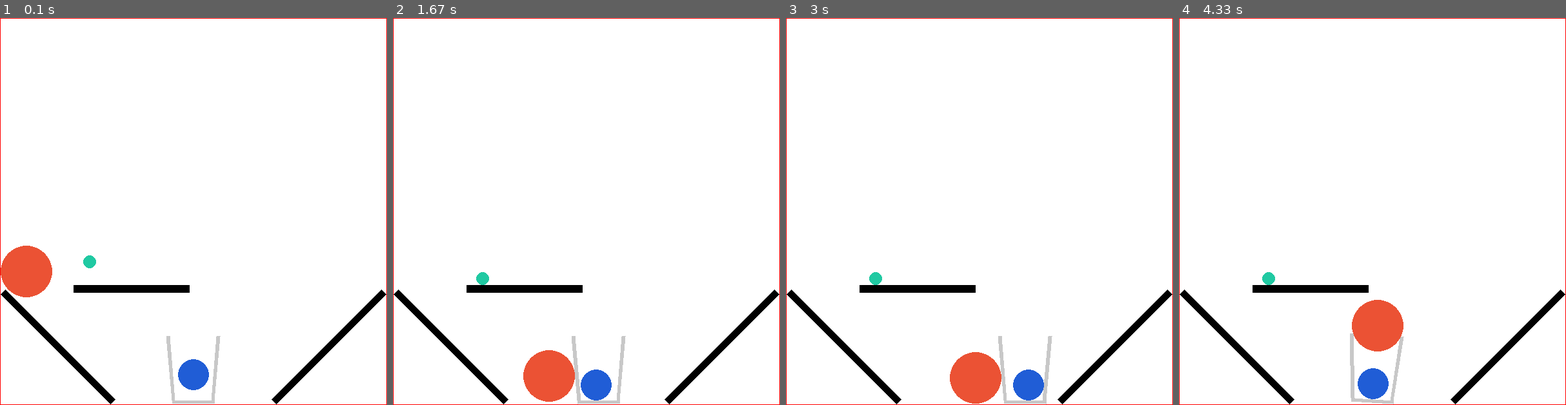
Above: before the commit, frames 1-4 (left to right).
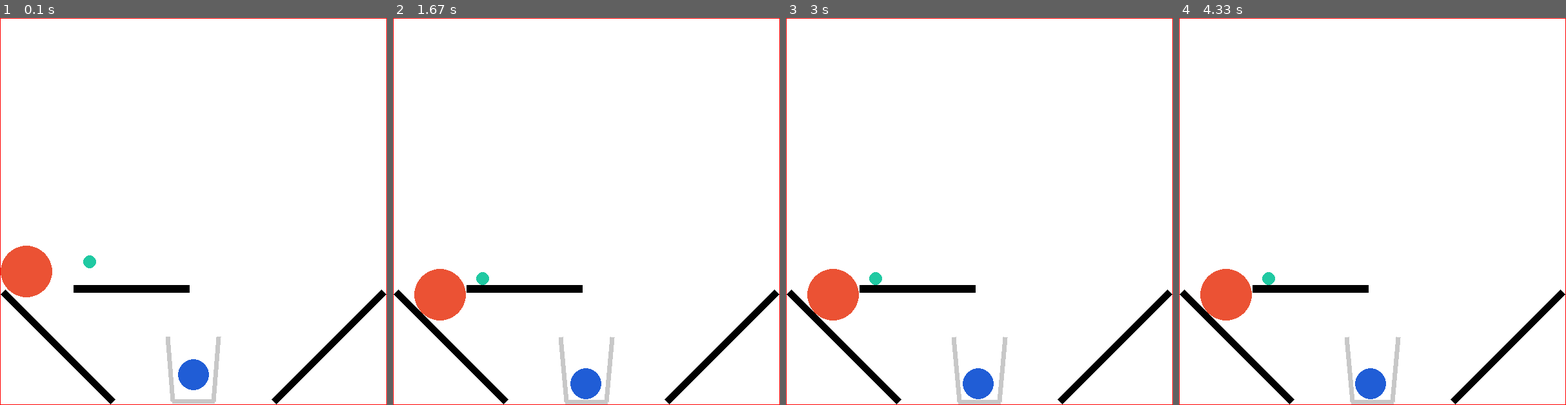
Above: after the commit, the same moments.

Repository: sankaranv/interphyre
Game: pygame game, started from simulator.py
Same seed, same stepped clock (60 frames per second), same inputs: the game is played once before the commit and once after it.
Inputs:
- Up to frame 1 (0.1 s): no input
- Up to frame 2 (1.67 s): no input
- Up to frame 3 (3 s): no input
- Up to frame 4 (4.33 s): no input

The runs differ from the first frame. In frame 1, 0.1% of the frame differs, in the area x 42-58%, y 82-100%; in frame 2, 3.7%; in frame 3, 3.9%, in the area x 5-69%, y 64-100%; in frame 4, 3.3%.

Commit message:
Allow static and dynamic objects to be specified in config, implement collision filtering

Diff:
--- a/levels/level_0.json
+++ b/levels/level_0.json
@@ -3,46 +3,54 @@
         "basket": {
             "x": 0,
             "y": -4.9,
-            "scale": 1
+            "scale": 1,
+            "color": "gray",
+            "dynamic": true
         },
         "green_ball": {
             "x": -2.67,
             "y": -1.25,
             "radius": 0.17,
-            "color": "green"
+            "color": "green",
+            "dynamic": true
         },
         "blue_ball": {
             "x": 0,
             "y": -4.17,
             "radius": 0.4,
-            "color": "blue"
+            "color": "blue",
+            "dynamic": true
         },
         "red_ball": {
             "x": -3,
             "y": 2.5,
             "radius": 0.67,
-            "color": "red"
+            "color": "red",
+            "dynamic": true
         },
         "platform_1": {
             "x": -3.5,
             "y": -3.5,
             "length": 2,
             "angle": -45,
-            "color": "black"
+            "color": "black",
+            "dynamic": false
         },
         "platform_2": {
             "x": 3.5,
             "y": -3.5,
             "length": 2,
             "angle": 45,
-            "color": "black"
+            "color": "black",
+            "dynamic": false
         },
         "platform_3": {
             "x": -1.6,
             "y": -2,
             "length": 1.5,
             "angle": 0,
-            "color": "black"
+            "color": "black",
+            "dynamic": false
         }
     },
     "target_object": "green_ball",
--- a/phyre2/box2d_objects.py
+++ b/phyre2/box2d_objects.py
@@ -8,19 +8,27 @@
     x = basket_args.x
     y = basket_args.y
     scale = basket_args.scale
+    dynamic = basket_args.dynamic
 
     # Adjust dimensions based on scale
     width = 1.083 * scale
     height = 1.67 * scale
     theta = 5 * b2_pi / 180
-    thickness = 0.075 * scale
+    thickness = 0.1 * scale
     angle_shift = math.cos(theta) * thickness
 
     # Create the basket body
-    basket_body = world.CreateDynamicBody(
-        position=(x, y),
-        angle=0,
-    )
+    if dynamic:
+        basket_body = world.CreateDynamicBody(
+            position=(x, y),
+            angle=0,
+            bullet=True,
+        )
+    else:
+        basket_body = world.CreateStaticBody(
+            position=(x, y),
+            angle=0,
+        )
 
     # Create the bottom rectangle
     bottom_box = basket_body.CreatePolygonFixture(
@@ -28,6 +36,12 @@
         density=1,
         friction=0.5,
         restitution=0.5,
+    )
+    bottom_box.shape.SetAsBox(
+        width / 2,
+        thickness / 2,
+        (0, thickness / 2),
+        0,
     )
 
     # Create the left side rectangle
@@ -95,11 +109,19 @@
     length = platform_args.length
     width = 0.084
     angle = platform_args.angle * b2_pi / 180
+    dynamic = platform_args.dynamic
 
-    platform = world.CreateStaticBody(
-        position=(x, y),
-        angle=angle,
-    )
+    if dynamic:
+        platform = world.CreateDynamicBody(
+            position=(x, y),
+            angle=angle,
+            bullet=True,
+        )
+    else:
+        platform = world.CreateStaticBody(
+            position=(x, y),
+            angle=angle,
+        )
 
     platform.CreatePolygonFixture(
         box=(length, width),
@@ -117,11 +139,19 @@
     x = ball_args.x
     y = ball_args.y
     radius = ball_args.radius
+    dynamic = ball_args.dynamic
 
-    circle = world.CreateDynamicBody(
-        position=(x, y),
-        angle=0,
-    )
+    if dynamic:
+        circle = world.CreateDynamicBody(
+            position=(x, y),
+            angle=0,
+            bullet=True,
+        )
+    else:
+        circle = world.CreateStaticBody(
+            position=(x, y),
+            angle=0,
+        )
 
     circle.CreateCircleFixture(
         radius=radius,
--- a/phyre2/environment.py
+++ b/phyre2/environment.py
@@ -1,6 +1,6 @@
 from phyre2.box2d_objects import *
 import os
-from phyre2.utils import Ball, Basket, Platform, detect_success, detect_stationary_world
+from phyre2.utils import Ball, Basket, Platform, GoalContactListener, GoalContactFilter, detect_success, detect_stationary_world
 import json
 import gymnasium as gym
 from Box2D import b2World, b2Vec2
@@ -32,14 +32,16 @@
         self.objects = {}
         for name, obj in level["objects"].items():
             if name == "basket":
-                self.objects[name] = Basket(obj["x"], obj["y"], obj["scale"])
+                self.objects[name] = Basket(
+                    obj["x"], obj["y"], obj["scale"], obj["color"], obj["dynamic"]
+                )
             elif "ball" in name:
                 self.objects[name] = Ball(
-                    obj["x"], obj["y"], obj["radius"], obj["color"]
+                    obj["x"], obj["y"], obj["radius"], obj["color"], obj["dynamic"]
                 )
             elif "platform" in name:
                 self.objects[name] = Platform(
-                    obj["x"], obj["y"], obj["length"], obj["angle"], obj["color"]
+                    obj["x"], obj["y"], obj["length"], obj["angle"], obj["color"], obj["dynamic"]
                 )
             else:
                 raise Exception(f"Object {obj} is not a valid type")
@@ -62,6 +64,8 @@
                     "x": obj.x,
                     "y": obj.y,
                     "scale": obj.scale,
+                    "color": obj.color,
+                    "dynamic": obj.dynamic,
                 }
             elif isinstance(obj, Ball):
                 level["objects"][name] = {
@@ -69,6 +73,7 @@
                     "y": obj.y,
                     "radius": obj.radius,
                     "color": obj.color,
+                    "dynamic": obj.dynamic,
                 }
             elif isinstance(obj, Platform):
                 level["objects"][name] = {
@@ -77,6 +82,7 @@
                     "length": obj.length,
                     "angle": obj.angle,
                     "color": obj.color,
+                    "dynamic": obj.dynamic,
                 }
             else:
                 raise Exception(f"Object {obj} is not a valid type")
@@ -85,21 +91,6 @@
         with open(f"{level_dir}/{level_name}.json", "w") as f:
             json.dump(level, f, indent=4)
 
-    def load_default_level(self):
-        self.objects = {
-            "basket": Basket(0, -5, 1),
-            "green_ball": Ball(2.67, -1.25, 0.17, "green"),
-            "blue_ball": Ball(0, 4.17, 0.417, "blue"),
-            "red_ball": Ball(3.34, 2.5, 0.67, "red"),
-            "platform_1": Platform(-4.29, -3.25, 2.5, -45),
-            "platform_2": Platform(4.458, -2.915, 2.5, -45),
-            "platform_3": Platform(-2.416, 2.083, 1.33, 0),
-        }
-        self.target_object = "green_ball"
-        self.goal_object = "blue_ball"
-        self.action_objects = ["red_ball"]
-        self.name = "DefaultLevel"
-
     def is_valid_level(self):
         # TODO: Check for overlapping objects
         if not self.objects:
@@ -138,6 +129,11 @@
         self.bodies["right_wall"] = right_wall
         self.bodies["top_wall"] = top_wall
         self.bodies["bottom_wall"] = bottom_wall
+
+        # Make sure action objects and target objects are dynamic
+        for name in self.action_objects:
+            self.objects[name].dynamic = True
+        self.objects[self.target_object].dynamic = True
 
         # Check for each dataclass type and create the appropriate Box2D body
         for name, obj in self.objects.items():
@@ -231,12 +227,14 @@
         self.vel_iters = vel_iters
         self.pos_iters = pos_iters
         self.render_level = render_level
+        self.success = False
+        self.done = False
 
         if self.render_level:
             # Pygame setup
             pygame.init()
             self.screen = pygame.display.set_mode((screen_size, screen_size))
-            pygame.display.set_caption(f"PHYRE: {self.level.name}")
+            pygame.display.set_caption(f"PHYRE2: {self.level.name}")
 
         # Set up observation space
         self.observation_space = gym.spaces.Box(
@@ -266,6 +264,10 @@
             high=action_space_high,
             dtype=np.float32,
         )
+
+        # Set up collision handler
+        self.world.contactListener = GoalContactListener(self)
+        self.world.contactFilter = GoalContactFilter(self)
 
         self.reset()
 
@@ -302,14 +304,14 @@
         # Run the simulation for a fixed number of steps
         clock = pygame.time.Clock()
         num_steps = 0
-        success = False
-        done = False
-        while not done and num_steps < self.max_steps:
+        self.success = False
+        self.done = False
+        while not self.done and num_steps < self.max_steps:
             # Close the window if the user clicks the close button
             if self.render_level:
                 for event in pygame.event.get():
                     if event.type == pygame.QUIT:
-                        done = True
+                        self.done = True
 
             # Step Box2D simulation
             time_step = 1.0 / self.fps
@@ -319,13 +321,14 @@
             # Check if the target object collides with the goal object
             if detect_success(self.world, self.level):
                 info["termination"] = "success"
-                success = True
-                done = True
+                self.success = True
+                self.done = True
 
             # Check if the world is stationary
             if detect_stationary_world(self.world, self.level):
                 info["termination"] = "stationary_world"
-                done = True
+                self.success = False
+                self.done = True
 
             # Clear the screen and render the world
             if self.render_level:
@@ -336,11 +339,11 @@
             info["termination"] = "timeout"
 
         # Calculate reward
-        reward = self._calculate_reward(success)
+        reward = self._calculate_reward(self.success)
 
         # Return the observation, reward, done, and info
         obs = self._get_observation()
-        return obs, reward, done, info
+        return obs, reward, self.done, info
 
     def render(self, mode="human"):
         self.screen.fill((255, 255, 255))
--- a/phyre2/rendering.py
+++ b/phyre2/rendering.py
@@ -8,6 +8,7 @@
     "red": (235, 82, 52),
     "blue": (32, 93, 214),
     "black": (0, 0, 0),
+    "gray": (200, 200, 200),
 }
 
 
@@ -23,7 +24,7 @@
             pygame.draw.polygon(screen, (255, 0, 0), vertices)
 
 
-def render_basket(basket_body, screen):
+def render_basket(basket_body, color, screen):
     screen_width, screen_height = screen.get_size()
     for fixture in basket_body.fixtures:
         shape = fixture.shape
@@ -32,7 +33,7 @@
                 b2_to_pygame(basket_body.transform * v, screen_width, screen_height)
                 for v in shape.vertices
             ]
-            pygame.draw.polygon(screen, (200, 200, 200), vertices)
+            pygame.draw.polygon(screen, color, vertices)
 
 
 def render_ball(ball, screen, ppm, color):
@@ -64,13 +65,12 @@
         if "wall" in body_name:
             render_wall(body, screen)
         elif body_name in level.objects:
+            color = system_colors[level.objects[body_name].color]
             if isinstance(level.objects[body_name], Basket):
-                render_basket(body, screen)
+                render_basket(body, color, screen)
             elif isinstance(level.objects[body_name], Platform):
-                color = system_colors[level.objects[body_name].color]
                 render_platform(body, color, screen)
             elif isinstance(level.objects[body_name], Ball):
-                color = system_colors[level.objects[body_name].color]
                 render_ball(body, screen, level.ppm, color)
         else:
             raise Exception(
--- a/phyre2/utils.py
+++ b/phyre2/utils.py
@@ -1,4 +1,4 @@
-from Box2D import b2ContactListener, b2_pi
+from Box2D import b2ContactListener, b2ContactFilter, b2_pi
 from dataclasses import dataclass
 import math
 
@@ -9,14 +9,15 @@
     y: float
     radius: float
     color: str = "black"
-
+    dynamic: bool = True
 
 @dataclass
 class Basket:
     x: float
     y: float
     scale: float
-
+    color: str = "gray"
+    dynamic: bool = False
 
 @dataclass
 class Platform:
@@ -25,21 +26,53 @@
     length: float
     angle: float
     color: str = "black"
-
-
-class MyContactListener(b2ContactListener):
+    dynamic: bool = False
+
+
+class GoalContactFilter(b2ContactFilter):
+
+    def __init__(self, env):
+        super(GoalContactFilter, self).__init__()
+        self.env = env
+        self.target_object = env.level.target_object
+        self.goal_object = env.level.goal_object
+    def ShouldCollide(self, fixture_a, fixture_b):
+        # Allow collisions between all fixtures except target and goal objects
+        if (
+                (fixture_a.userData == self.target_object and fixture_b.userData == self.goal_object) or
+                (fixture_a.userData == self.goal_object and fixture_b.userData == self.target_object)
+        ):
+            return False
+        else:
+            return True
+
+
+class GoalContactListener(b2ContactListener):
+    def __init__(self, env):
+        super(GoalContactListener, self).__init__()
+        self.env = env
+        self.target_object = env.level.target_object
+        self.goal_object = env.level.goal_object
+
     def BeginContact(self, contact):
-        pass  # Add your logic for what should happen when a collision begins
-
-    def EndContact(self, contact):
-        pass  # Add your logic for what should happen when a collision ends
-
-
-# Collision handler
-def create_collision_handler(world):
+        fixture_a = contact.fixtureA
+        fixture_b = contact.fixtureB
+
+        # Access user data or other properties to identify specific objects
+        if fixture_a.userData == self.target_object and fixture_b.userData == self.goal_object:
+            # Player hit the target, terminate the episode
+            self.env.done = True
+            self.env.info["termination"] = "success"
+        elif fixture_a.userData == self.goal_object and fixture_b.userData == self.target_object:
+            # Player hit the target, terminate the episode
+            self.env.done = True
+            self.env.info["termination"] = "success"
+
+
+def create_collision_handler(env):
     # Attach the collision listener to the world
-    contact_listener = MyContactListener()
-    world.contactListener = contact_listener
+    contact_listener = GoalContactListener(env)
+    env.world.contactListener = contact_listener
 
 
 # Function to convert Box2D coordinates to Pygame screen coordinates
@@ -75,6 +108,7 @@
         p1x, p1y = p2x, p2y
 
     return inside
+
 
 def detect_stationary_world(world, level, tolerance=0.001):
     # Check if all objects are stationary
--- a/simulator.py
+++ b/simulator.py
@@ -3,7 +3,7 @@
 
 frame_rate = 60
 time_step = 1.0 / frame_rate
-vel_iters, pos_iters = 6, 2
+vel_iters, pos_iters = 8, 3
 screen_width, screen_height = 600, 600
 ppm = screen_width / 10
 
@@ -13,10 +13,10 @@
     level.load("level_0")
 
     # Create the environment
-    env = phyre2.PhyreEnv(level, render_level=True, max_steps=1000)
+    env = phyre2.PhyreEnv(level, render_level=True, max_steps=500)
 
     # Take random actions
-    num_trials = 10
+    num_trials = 20
     for i in range(num_trials):
         action = env.action_space.sample()
         observation, reward, done, info = env.step(action)
